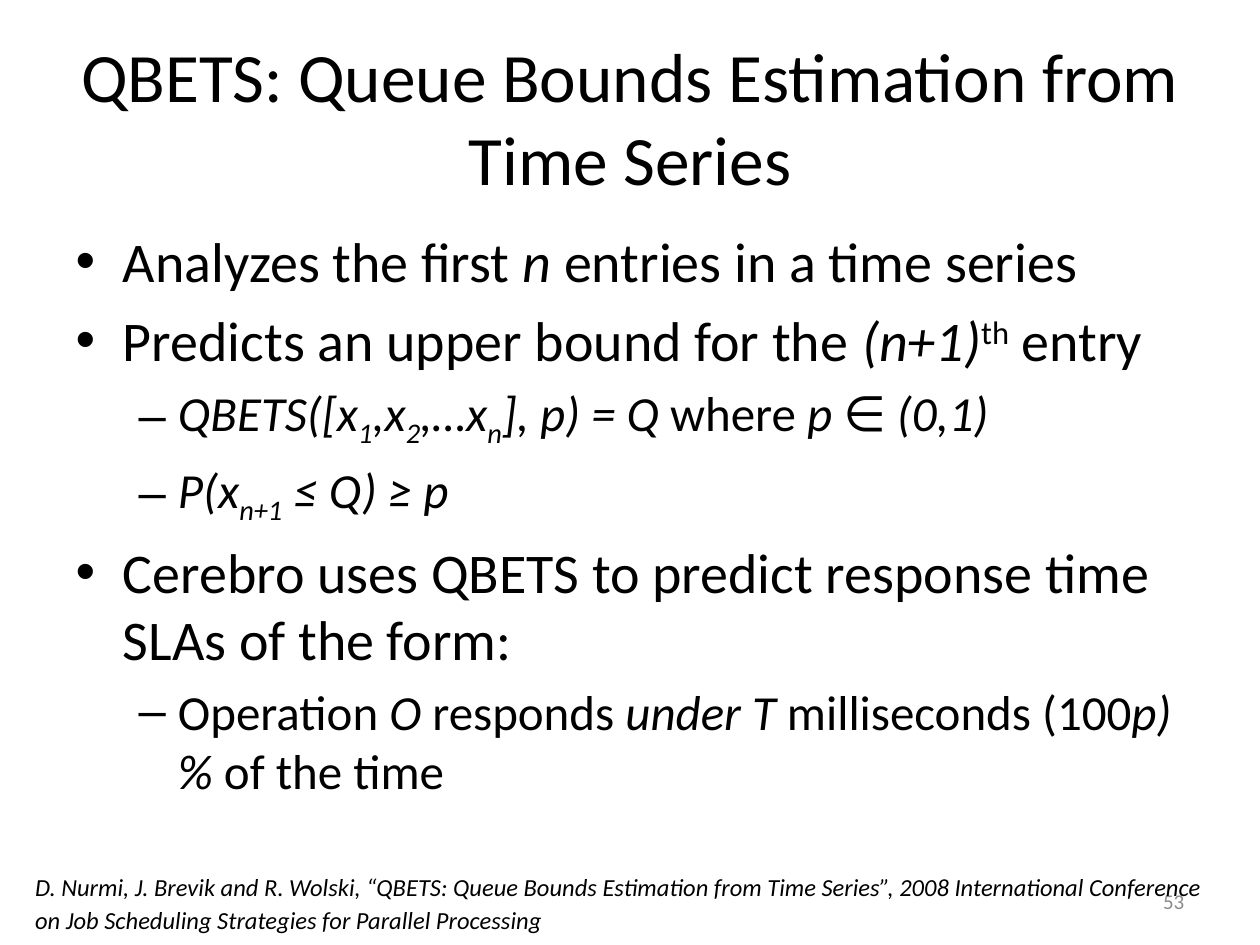
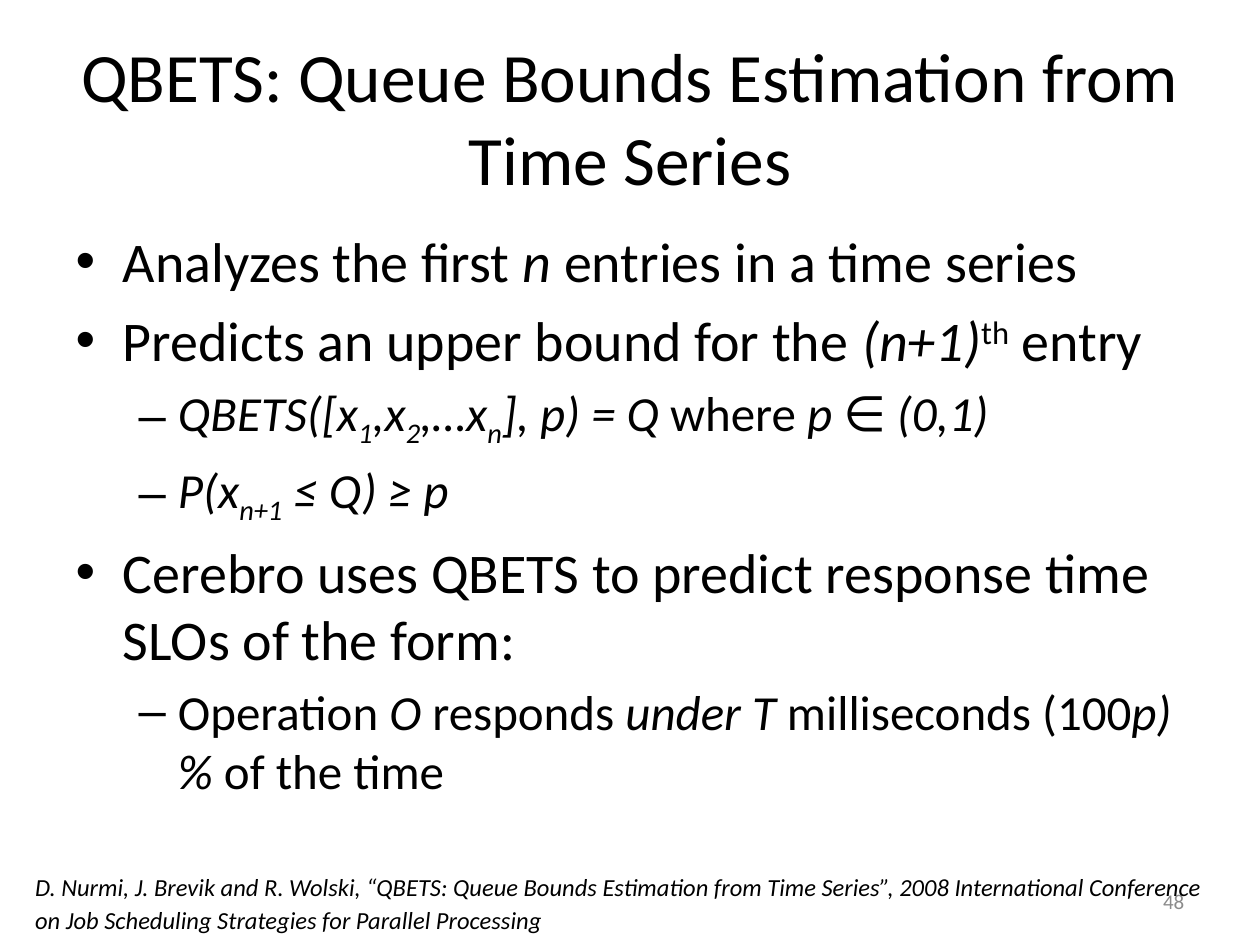
Before and after one commit to Dithn/eager-appscale, a slide deck: slide 48 of Eager/paper/dissertation/dissertation.pptx (slide 53 before the commit). Drawn at 1260x945 pixels with LibreOffice and Linux fonts; fonts in the diff are those of the drawing. Boxes give left, top, right and bottom in pixels: in the first picture for what was removed or moved away, otherwise in the second. Text is boxed around its words. In the diff, an @@ line names an element or a change of style, - is before the commit and + after.

```diff
--- a/Eager/paper/dissertation/dissertation.pptx
+++ b/Eager/paper/dissertation/dissertation.pptx
@@ text at [123, 554, 1149, 661]: text changed @@
-• Cerebro uses QBETS to predict response time SLAs of the form:
+• Cerebro uses QBETS to predict response time SLOs of the form:
@@ page number at [1163, 891, 1184, 909]: text changed @@
-53
+48
```
Also in this commit, not shown: 8 other slides changed, 6 slides removed.
